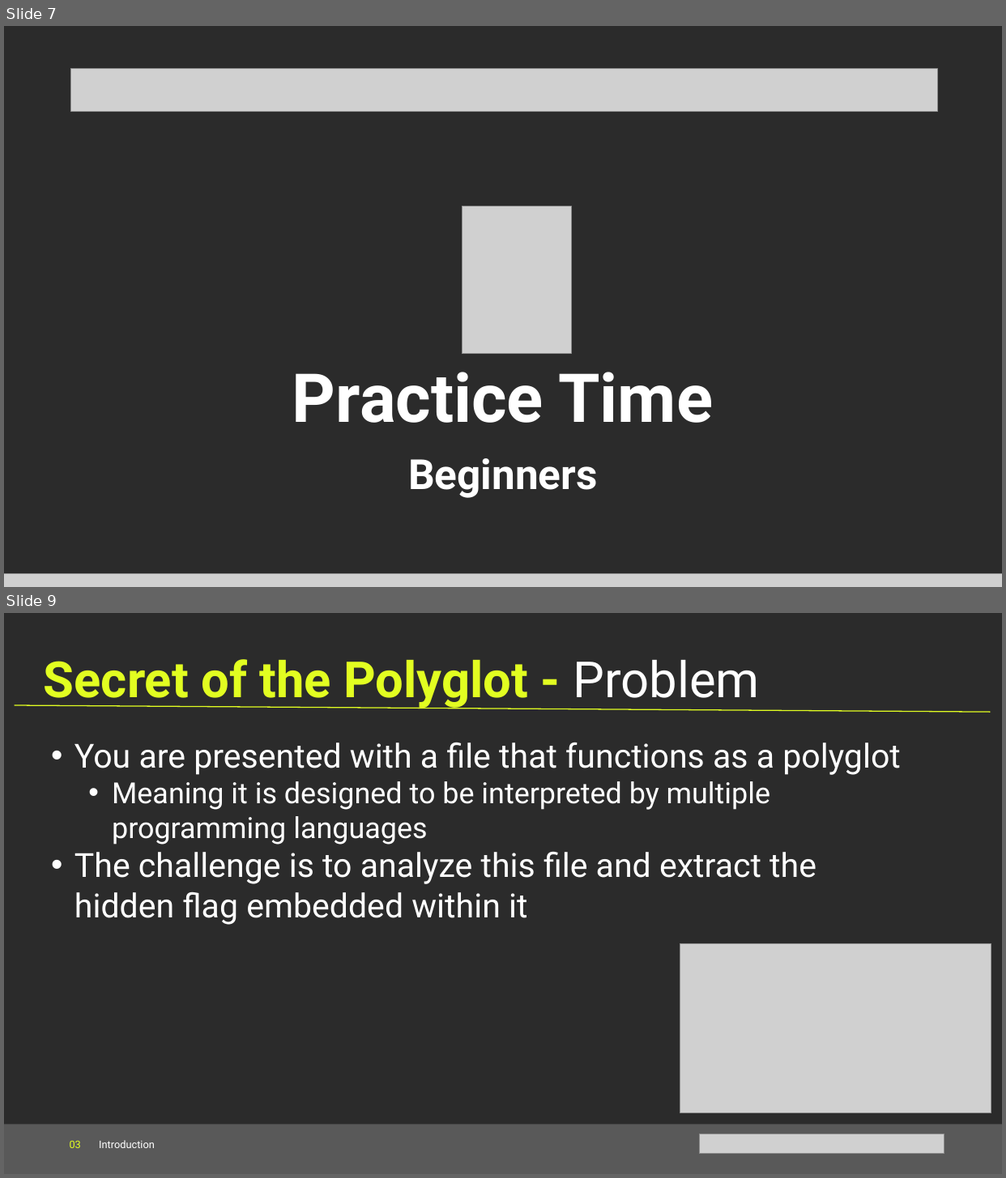
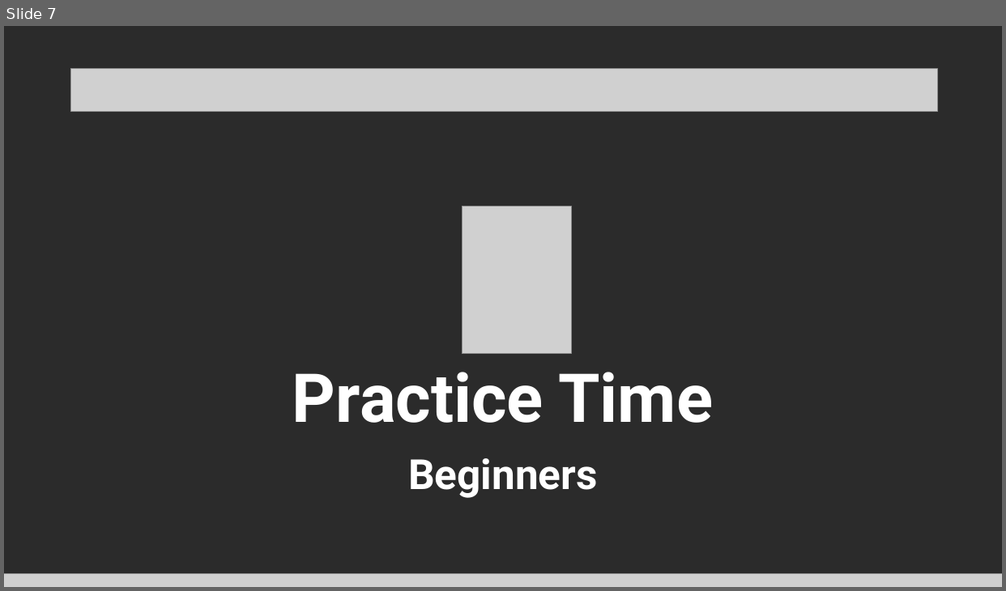
Before and after one commit to Technipwn/Technipwn.github.io, a slide deck: files/introduction.pptx. Shown one above the other, each under a label of ours: slides 7 and 9 before the commit, slide 7 after it; the slides between them are not shown. The pictures are 1006x1178 and 1006x591 pixels, drawn with LibreOffice and Linux fonts; fonts in the diff are those of the drawing; grey boxes stand for pictures; background and template pictures are left out; a plain dark background stands for a picture behind light text. Boxes give left, top, right and bottom in pixels: in the first picture for what was removed or moved away, otherwise in the second. Text is boxed around its words. In the diff, an @@ line names an element or a change of style, - is before the commit and + after.

```diff
--- a/files/introduction.pptx
+++ b/files/introduction.pptx
@@ slide 9 removed at (4, 613, 1002, 1174), background picture (left out) @@
@@ text removed at (44, 659, 760, 709) @@
-Secret of the Polyglot - Problem
@@ line removed from (15, 705) to (991, 712) @@
@@ text removed at (74, 742, 901, 925) @@
-• You are presented with a file that functions as a polyglot
-  • Meaning it is designed to be interpreted by multiple programming languages
-• The challenge is to analyze this file and extract the hidden flag embedded within it
@@ picture removed at (680, 944, 991, 1113) @@
@@ rectangle removed at (4, 1124, 1002, 1174) @@
@@ text removed at (70, 1140, 155, 1148) @@
-03 Introduction
@@ picture removed at (700, 1134, 944, 1154) @@
```
Also in this commit, not shown: 4 slides changed, 2 other slides removed, 22 other files.
